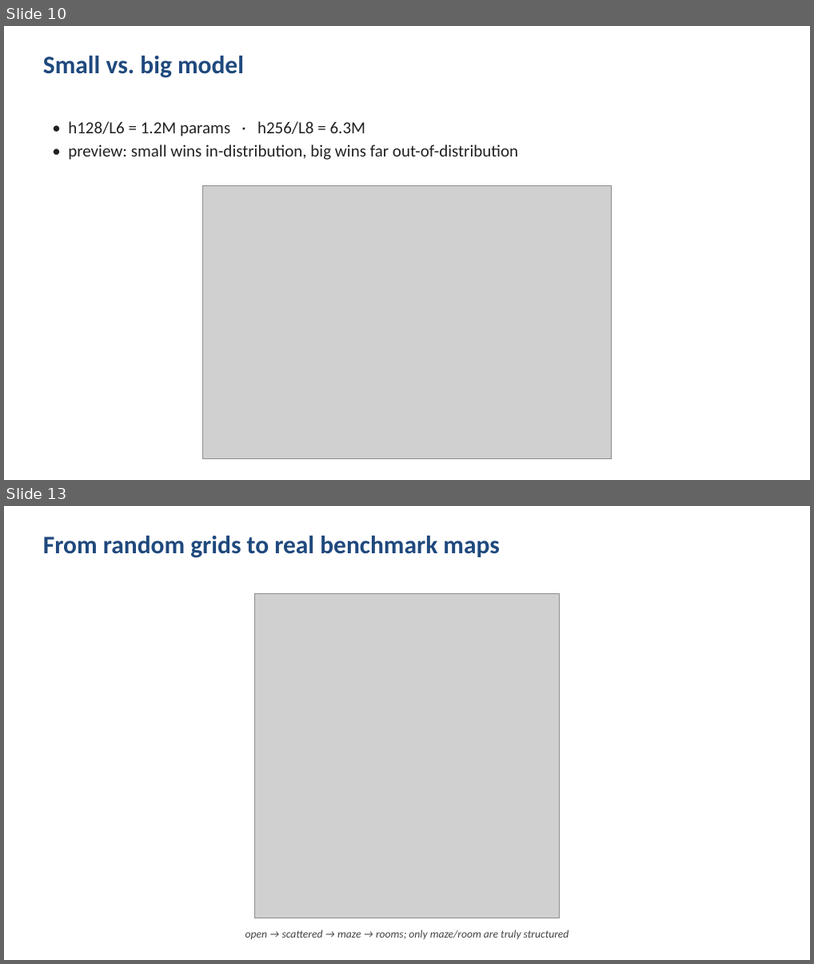
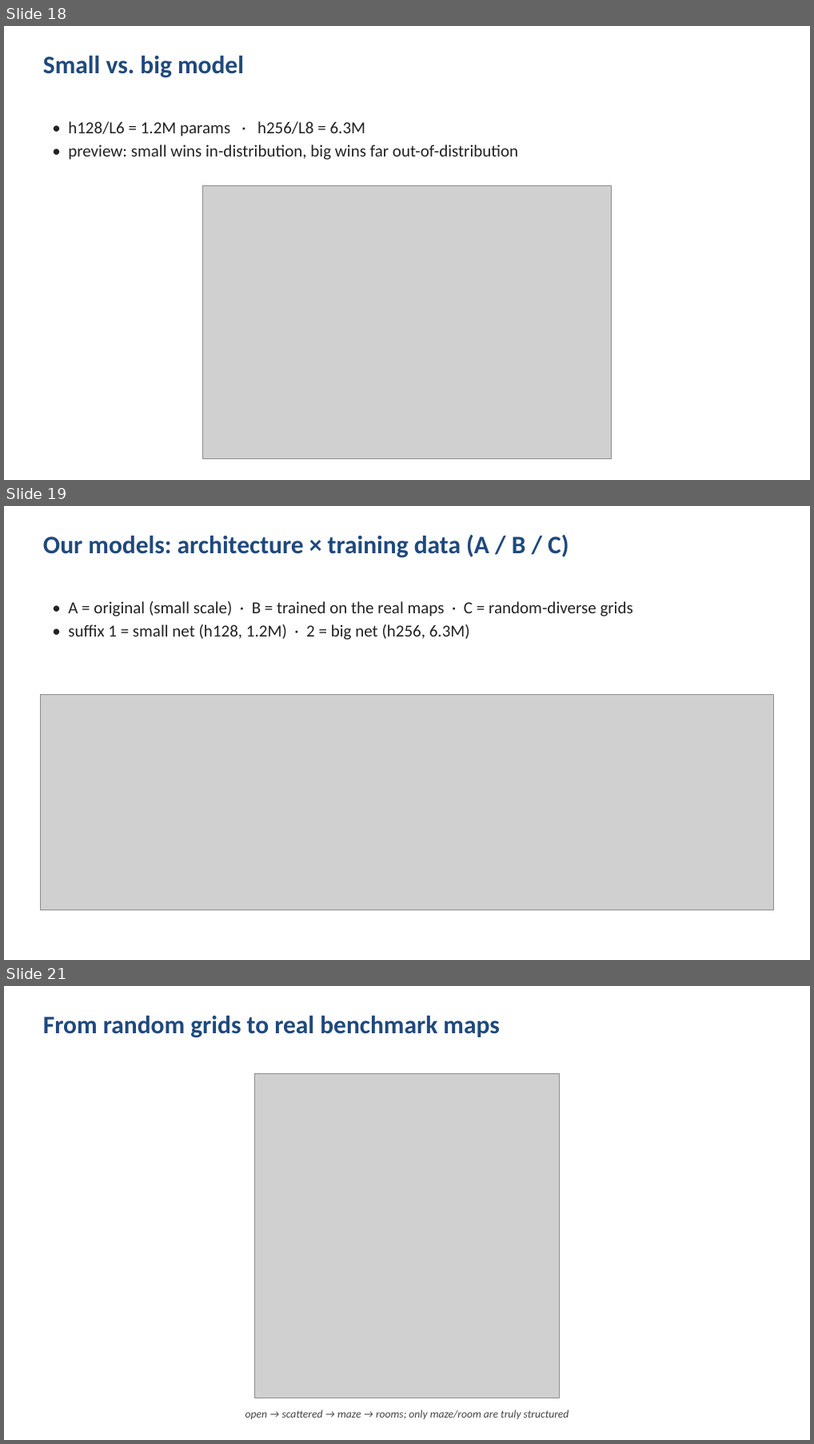
Before and after one commit to Dayan135/Neural_MCPF_Allocation, a slide deck: presentation/slides_claude.pptx. Shown one above the other, each under a label of ours: slides 10 and 13 before the commit, slides 18, 19 and 21 after it; the slides between them are not shown. The pictures are 814x964 and 814x1444 pixels, drawn with LibreOffice and Linux fonts; fonts in the diff are those of the drawing; grey boxes stand for pictures. Boxes give left, top, right and bottom in pixels: in the first picture for what was removed or moved away, otherwise in the second. Text is boxed around its words. In the diff, an @@ line names an element or a change of style, - is before the commit and + after.

```diff
--- a/presentation/slides_claude.pptx
+++ b/presentation/slides_claude.pptx
@@ slide 19 added at [4,506,810,960], background #FFFFFF @@
@@ text added at [43,535,569,558], 30 pt, text #1F497D, bold @@
+Our models: architecture × training data (A / B / C)
@@ text added at [68,601,634,640], 20 pt, text #222222 @@
+• A = original (small scale) · B = trained on the real maps · C = random-diverse grids
+• suffix 1 = small net (h128, 1.2M) · 2 = big net (h256, 6.3M)
@@ picture added at [40,694,774,909] @@
@@ what was slide 10 is now slide 18 @@
@@ what was slide 13 is now slide 21 @@
```
Also in this commit, not shown: 7 slides changed, 10 other slides added, 5 slides removed, 20 other files.
